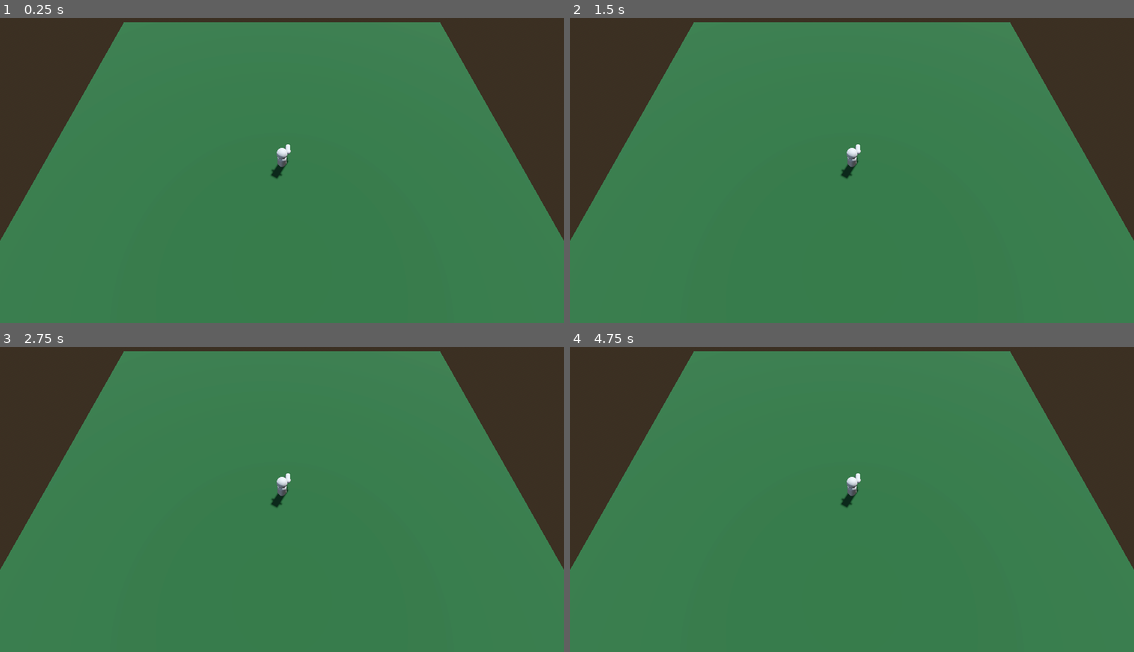
Above: before the commit, frames 1-4 (two rows, left to right).
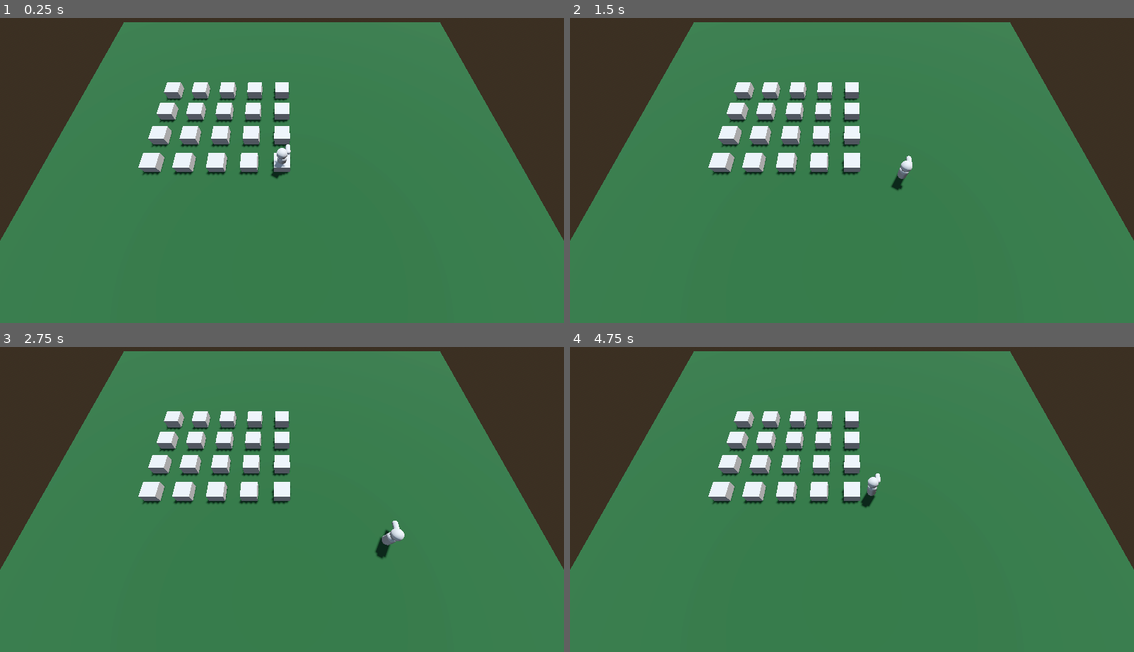
Above: after the commit, the same moments.

Repository: unblinky/twin-time
Game: Godot game, scene res://Main/Main.tscn
The game is run twice, just before and just after one commit, with the same random seed, the same clock (stepped at 60 frames per second) and the same inputs.
Inputs:
- Up to frame 1 (0.25 s): no input
- Up to frame 2 (1.5 s): tap Enter at 0.5 s; hold D (move_right) 0.53-1.28 s; hold S (move_back) from 1.28 s (still down)
- Up to frame 3 (2.75 s): release S (move_back) at 2.03 s; hold D (move_right) from 2.03 s (still down)
- Up to frame 4 (4.75 s): release D (move_right) at 2.78 s; hold W (move_forward) 2.78-3.53 s; hold A (move_left) from 3.53 s (still down)

The runs differ from the first frame. In frame 1, 3.9% of the frame differs, in the area x 24-52%, y 21-52%; in frame 2, 4.2%; in frame 3, 4.3%, in the area x 24-72%, y 21-70%; in frame 4, 4.3%.

Commit message:
Body motion.

Diff:
--- a/Code/Main/Main.tscn
+++ b/Code/Main/Main.tscn
@@ -21,6 +21,8 @@
 [sub_resource type="BoxMesh" id="BoxMesh_83ytx"]
 size = Vector3(30, 1, 30)
 
+[sub_resource type="BoxMesh" id="BoxMesh_lxy7q"]
+
 [node name="Main" type="Node"]
 
 [node name="WorldEnvironment" type="WorldEnvironment" parent="."]
@@ -37,6 +39,86 @@
 material_override = SubResource("StandardMaterial3D_lxy7q")
 mesh = SubResource("BoxMesh_83ytx")
 
+[node name="MeshInstance3D" type="MeshInstance3D" parent="Floor"]
+transform = Transform3D(1, 0, 0, 0, 1, 0, 0, 0, 1, 0, 0.613123, 0)
+mesh = SubResource("BoxMesh_lxy7q")
+
+[node name="MeshInstance3D2" type="MeshInstance3D" parent="Floor"]
+transform = Transform3D(1, 0, 0, 0, 1, 0, 0, 0, 1, -2, 0.613123, 0)
+mesh = SubResource("BoxMesh_lxy7q")
+
+[node name="MeshInstance3D3" type="MeshInstance3D" parent="Floor"]
+transform = Transform3D(1, 0, 0, 0, 1, 0, 0, 0, 1, -4, 0.613123, 0)
+mesh = SubResource("BoxMesh_lxy7q")
+
+[node name="MeshInstance3D4" type="MeshInstance3D" parent="Floor"]
+transform = Transform3D(1, 0, 0, 0, 1, 0, 0, 0, 1, -6, 0.613123, 0)
+mesh = SubResource("BoxMesh_lxy7q")
+
+[node name="MeshInstance3D5" type="MeshInstance3D" parent="Floor"]
+transform = Transform3D(1, 0, 0, 0, 1, 0, 0, 0, 1, -8, 0.613123, 0)
+mesh = SubResource("BoxMesh_lxy7q")
+
+[node name="MeshInstance3D8" type="MeshInstance3D" parent="Floor"]
+transform = Transform3D(1, 0, 0, 0, 1, 0, 0, 0, 1, 0, 0.613123, -2)
+mesh = SubResource("BoxMesh_lxy7q")
+
+[node name="MeshInstance3D9" type="MeshInstance3D" parent="Floor"]
+transform = Transform3D(1, 0, 0, 0, 1, 0, 0, 0, 1, -2, 0.613123, -2)
+mesh = SubResource("BoxMesh_lxy7q")
+
+[node name="MeshInstance3D10" type="MeshInstance3D" parent="Floor"]
+transform = Transform3D(1, 0, 0, 0, 1, 0, 0, 0, 1, -4, 0.613123, -2)
+mesh = SubResource("BoxMesh_lxy7q")
+
+[node name="MeshInstance3D11" type="MeshInstance3D" parent="Floor"]
+transform = Transform3D(1, 0, 0, 0, 1, 0, 0, 0, 1, -6, 0.613123, -2)
+mesh = SubResource("BoxMesh_lxy7q")
+
+[node name="MeshInstance3D12" type="MeshInstance3D" parent="Floor"]
+transform = Transform3D(1, 0, 0, 0, 1, 0, 0, 0, 1, -8, 0.613123, -2)
+mesh = SubResource("BoxMesh_lxy7q")
+
+[node name="MeshInstance3D15" type="MeshInstance3D" parent="Floor"]
+transform = Transform3D(1, 0, 0, 0, 1, 0, 0, 0, 1, 0, 0.613123, -4)
+mesh = SubResource("BoxMesh_lxy7q")
+
+[node name="MeshInstance3D16" type="MeshInstance3D" parent="Floor"]
+transform = Transform3D(1, 0, 0, 0, 1, 0, 0, 0, 1, -2, 0.613123, -4)
+mesh = SubResource("BoxMesh_lxy7q")
+
+[node name="MeshInstance3D17" type="MeshInstance3D" parent="Floor"]
+transform = Transform3D(1, 0, 0, 0, 1, 0, 0, 0, 1, -4, 0.613123, -4)
+mesh = SubResource("BoxMesh_lxy7q")
+
+[node name="MeshInstance3D18" type="MeshInstance3D" parent="Floor"]
+transform = Transform3D(1, 0, 0, 0, 1, 0, 0, 0, 1, -6, 0.613123, -4)
+mesh = SubResource("BoxMesh_lxy7q")
+
+[node name="MeshInstance3D19" type="MeshInstance3D" parent="Floor"]
+transform = Transform3D(1, 0, 0, 0, 1, 0, 0, 0, 1, -8, 0.613123, -4)
+mesh = SubResource("BoxMesh_lxy7q")
+
+[node name="MeshInstance3D22" type="MeshInstance3D" parent="Floor"]
+transform = Transform3D(1, 0, 0, 0, 1, 0, 0, 0, 1, 0, 0.613123, -6)
+mesh = SubResource("BoxMesh_lxy7q")
+
+[node name="MeshInstance3D23" type="MeshInstance3D" parent="Floor"]
+transform = Transform3D(1, 0, 0, 0, 1, 0, 0, 0, 1, -2, 0.613123, -6)
+mesh = SubResource("BoxMesh_lxy7q")
+
+[node name="MeshInstance3D24" type="MeshInstance3D" parent="Floor"]
+transform = Transform3D(1, 0, 0, 0, 1, 0, 0, 0, 1, -4, 0.613123, -6)
+mesh = SubResource("BoxMesh_lxy7q")
+
+[node name="MeshInstance3D25" type="MeshInstance3D" parent="Floor"]
+transform = Transform3D(1, 0, 0, 0, 1, 0, 0, 0, 1, -6, 0.613123, -6)
+mesh = SubResource("BoxMesh_lxy7q")
+
+[node name="MeshInstance3D26" type="MeshInstance3D" parent="Floor"]
+transform = Transform3D(1, 0, 0, 0, 1, 0, 0, 0, 1, -8, 0.613123, -6)
+mesh = SubResource("BoxMesh_lxy7q")
+
 [node name="Rig" type="Node3D" parent="."]
 transform = Transform3D(1, 0, 0, 0, 0.440472, 0.897766, 0, -0.897766, 0.440472, 0, 0, 0)
 
--- a/Code/Player/Player.gd
+++ b/Code/Player/Player.gd
@@ -1,12 +1,23 @@
 extends Node3D
 class_name Player
 
-
+var speed: float = 4.0 # m /s.
+var velocity: Vector3 = Vector3.ZERO
 
 func _ready() -> void:
 	pass # Replace with function body.
 
+func _process(delta: float) -> void:
+	# Player movement.
+	velocity = Vector3.ZERO
 
+	if Input.is_action_pressed("move_left"):
+		velocity += Vector3.LEFT
+	if Input.is_action_pressed("move_right"):
+		velocity += Vector3.RIGHT
+	if Input.is_action_pressed("move_forward"):
+		velocity += Vector3.FORWARD
+	if Input.is_action_pressed("move_back"):
+		velocity += Vector3.BACK
 
-func _process(delta: float) -> void:
-	pass
+	position += velocity.normalized() * delta * speed
Not shown: 1 places in Code/Main/Main.tscn that only renumber resources
